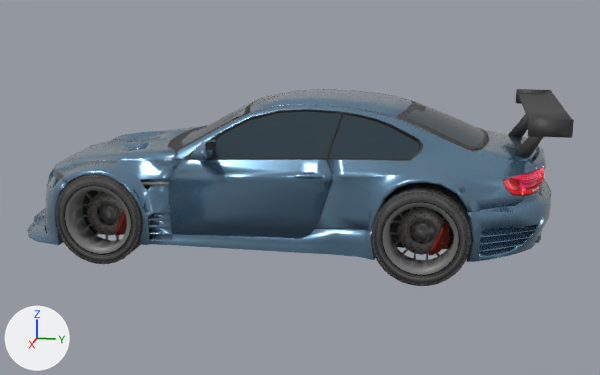
A saved change to the glTF model preview/assets/bmw-m3-lod.glb.
The view is the same before and after, from a 50 mm camera at (7.25, 1.59, 2.32) aimed at (0.02, 0.14, 0.52). The lights are fixed; the arrows at lower left show +X, +Y and +Z. The older version comes first. Where no turn or scale is listed for an object, it has been applied to the vertices.

The scene before the commit, as lines of its bpy script (objects in view):
```python
ob_bmw_body = bpy.data.objects.new('BMW body', me_xz_body)
ob_bmw_body.location = (0.0, 0.0, 0.0)
ob_bmw_glass = bpy.data.objects.new('BMW glass', me_xz_glass)
ob_bmw_glass.location = (0.0, 0.0, 0.0)
ob_bmw_interior = bpy.data.objects.new('BMW interior', me_xz_interior)
ob_bmw_interior.location = (0.0, 0.0, 0.0)
ob_brakepadrearr = bpy.data.objects.new('BrakePadRearR', me_xz_brake_004)
ob_brakepadrearr.parent = ob_wheelrearr
ob_brakepadrearr.location = (0.0, 0.0, 0.0)
ob_brakepadrearr.scale = (1.0, 1.18, 1.18)
ob_wheelfrontr_001 = bpy.data.objects.new('WheelFrontR.001', me_xz_wheel_002)
ob_wheelfrontr_001.parent = ob_wheelfrontr
ob_wheelfrontr_001.location = (0.0, 0.0, 0.0)
ob_wheelfrontr_001.scale = (1.0, 1.18, 1.18)
ob_wheelrearr_001 = bpy.data.objects.new('WheelRearR.001', me_xz_wheel_004)
ob_wheelrearr_001.parent = ob_wheelrearr
ob_wheelrearr_001.location = (0.0, 0.0, 0.0)
ob_wheelrearr_001.scale = (1.0, 1.18, 1.18)
```
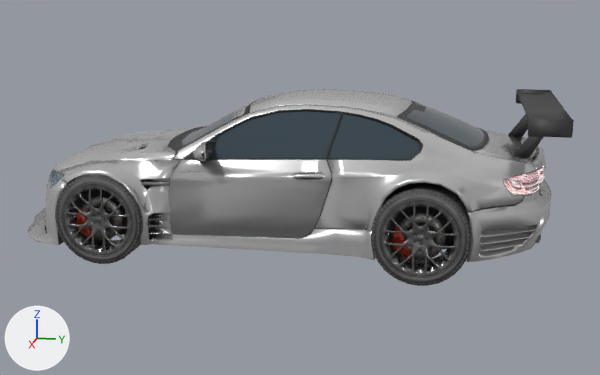
Edits to the bpy script that builds the scene:
```text
Add img_xz_body_red:
    img_xz_body_red = load_image('XZ_body_red', '_unpacked/XZ_body_red', 1024, 1024, 'sRGB')
Add img_bmw_tail_reflector_mask:
    img_bmw_tail_reflector_mask = load_image('BMW tail reflector mask', '_unpacked/BMW_tail_reflector_mask', 512, 512, 'sRGB')
Add img_bmw_wheel_finish:
    img_bmw_wheel_finish = load_image('BMW wheel finish', '_unpacked/BMW_wheel_finish', 128, 128, 'Non-Color')
Change mat_bmw_wheel:
    where n0 = _N.new('ShaderNodeBsdfPrincipled'); n0.name = 'Principled BSDF'
    remove n0.inputs[1].default_value = 0.4  # 'Metallic'
    remove n0.inputs[2].default_value = 0.55  # 'Roughness'
    add n3 = _N.new('ShaderNodeSeparateColor'); n3.name = 'Separate Color'
    add n4 = _N.new('ShaderNodeTexImage'); n4.name = 'Image Texture.001'
    add n4.image = img_bmw_wheel_finish
    add _L.new(n3.outputs[2], n0.inputs[1])  # 'Blue' to 'Metallic'
    add _L.new(n3.outputs[1], n0.inputs[2])  # 'Green' to 'Roughness'
    add _L.new(n4.outputs[0], n3.inputs[0])  # 'Color' to 'Color'
Change mat_brakelight:
    where n0 = _N.new('ShaderNodeBsdfPrincipled'); n0.name = 'Principled BSDF'
    n0.inputs[1].default_value: 0.1 -> 0.04  # 'Metallic'
    n0.inputs[2].default_value: 0.25 -> 0.24  # 'Roughness'
    add n0.inputs[19].default_value = 0.35  # 'Coat Weight'
    add n0.inputs[20].default_value = 0.12  # 'Coat Roughness'
    where n2 = _N.new('ShaderNodeTexImage'); n2.name = 'Image Texture'
    n2.image: img_xz_interior -> img_bmw_tail_reflector_mask
Change mat_paint_1_bmw:
    remove mat_paint_1_bmw.base_color = (0.12, 0.24, 0.36)  # blue #6186a2
    add mat_paint_1_bmw.texture = img_xz_body_red
    mat_paint_1_bmw.metallic: 0.7 -> 0.67
    mat_paint_1_bmw.roughness: 0.25 -> 0.23
Change ob_wheelfrontr_001:
    ob_wheelfrontr_001.rotation_euler: (0.0, 0.0, 0.0) -> (0.0, 0.0, -3.142)  # degrees (0, 0, 0) -> degrees (0, 0, -180)
Change ob_brakepadrearr:
    ob_brakepadrearr.rotation_euler: (0.0, 0.0, 0.0) -> (0.0, 0.0, -3.142)  # degrees (0, 0, 0) -> degrees (0, 0, -180)
Change ob_wheelrearr_001:
    ob_wheelrearr_001.rotation_euler: (0.0, 0.0, 0.0) -> (0.0, 0.0, -3.142)  # degrees (0, 0, 0) -> degrees (0, 0, -180)
```

What differs and where, as boxes [x1, y1, x2, y2] in the pictures (600 x 375 px):
'BMW body', surface changed (blue to grey)
    both: [27, 89, 551, 262]
'WheelRearR.001', turned
    both: [371, 183, 471, 286]
'BMW interior', surface changed
    both: [45, 98, 571, 258]
'WheelFrontR.001', surface changed, turned
    both: [55, 174, 152, 264]
'BrakePadRearR', turned
    before: [429, 221, 450, 256]
    after: [392, 226, 412, 260]
